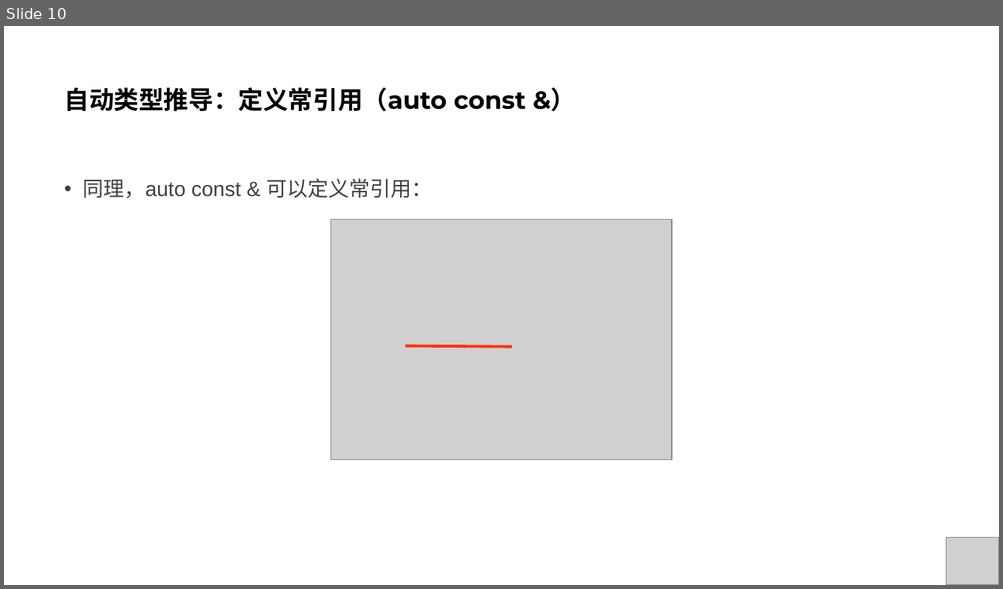
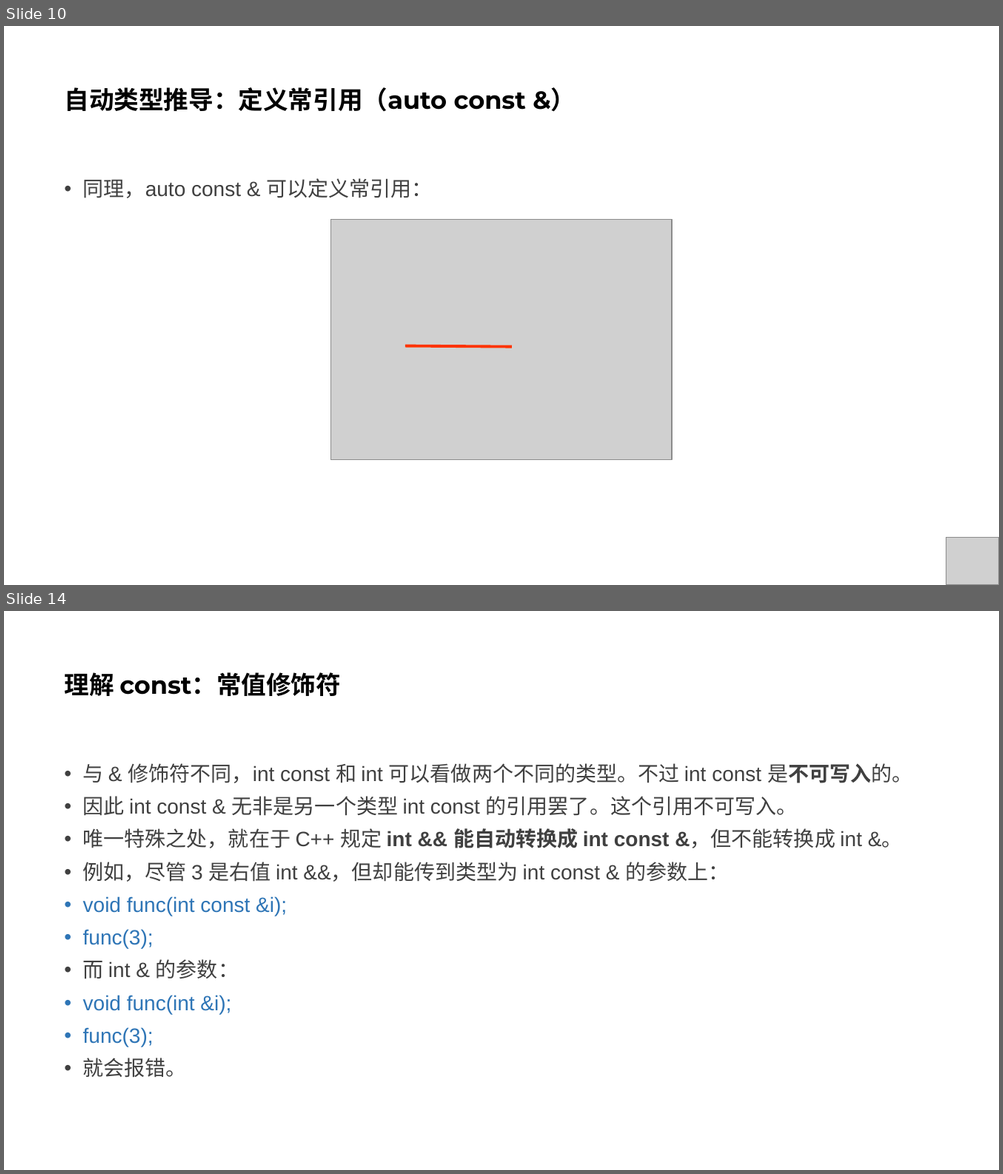
Before and after one commit to parallel101/course, a slide deck: 03/slides.pptx. Shown one above the other, each under a label of ours: slide 10 before the commit, slides 10 and 14 after it; the slides between them are not shown. The pictures are 1003x589 and 1003x1174 pixels, drawn with LibreOffice and Linux fonts; fonts in the diff are those of the drawing; grey boxes stand for pictures. Boxes give left, top, right and bottom in pixels: in the first picture for what was removed or moved away, otherwise in the second. Text is boxed around its words. In the diff, an @@ line names an element or a change of style, - is before the commit and + after.

```diff
--- a/03/slides.pptx
+++ b/03/slides.pptx
@@ slide 14 added at (4,611,999,1170), background #FFFFFF @@
@@ title added at (64,672,341,696), 24 pt, text #000000, bold @@
+理解 const：常值修饰符
@@ text added at (83,763,912,1078), 20 pt, text #404040 @@
+• 与 & 修饰符不同，int const 和 int 可以看做两个不同的类型。不过 int const 是不可写入的。
+• 因此 int const & 无非是另一个类型 int const 的引用罢了。这个引用不可写入。
+• 唯一特殊之处，就在于 C++ 规定 int && 能自动转换成 int const &，但不能转换成 int &。
+• 例如，尽管 3 是右值 int &&，但却能传到类型为 int const & 的参数上：
+• void func(int const &i);
+• func(3);
+• 而 int & 的参数：
+• void func(int &i);
+• func(3);
+• 就会报错。
```
Also in this commit, not shown: 4 slides changed, 4 other files.
